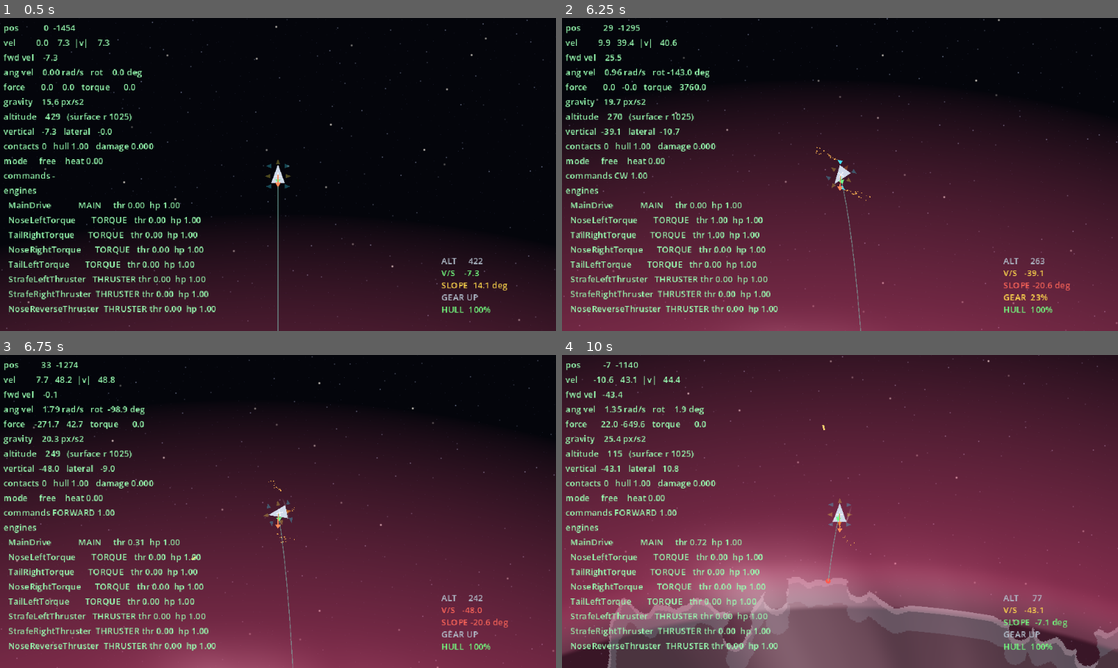
Above: before the commit, frames 1-4 (two rows, left to right).
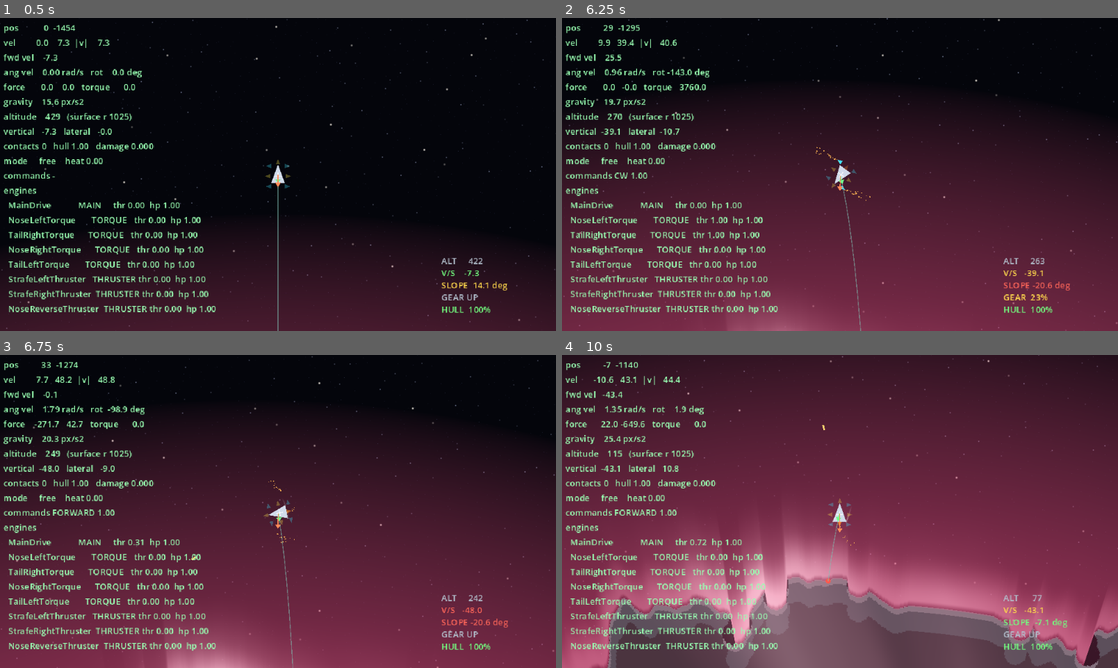
Above: after the commit, the same moments.

Repository: wroniasty/stardust
Game: Godot game, scene res://scenes/world.tscn
The game is run twice, just before and just after one commit, with the same random seed, the same clock (stepped at 60 frames per second) and the same inputs.
Inputs:
- Up to frame 1 (0.5 s): no input
- Up to frame 2 (6.25 s): hold D (rotate_right) 0.53-1.28 s; hold Space (ship_fire) 0.53-1.28 s; hold Z (brake) 1.28-2.03 s; tap G (toggle_gear) every 1.5 s from 1.35 to 5.85 s; hold D (rotate_right) 2.03-2.78 s; hold Space (ship_fire) 2.03-2.78 s; hold W (thrust_forward) 2.78-3.53 s; hold Space (ship_fire) 3.53-4.28 s; hold A (rotate_left) 3.53-5.03 s; hold Z (brake) 5.03-5.78 s; hold Space (ship_fire) 5.03-5.78 s; hold D (rotate_right) from 5.78 s (still down)
- Up to frame 3 (6.75 s): release D (rotate_right) at 6.53 s; hold W (thrust_forward) from 6.53 s (still down); hold Space (ship_fire) from 6.53 s (still down)
- Up to frame 4 (10 s): release W (thrust_forward) at 7.28 s; release Space (ship_fire) at 7.28 s; hold D (rotate_right) 7.28-8.03 s; tap G (toggle_gear) at 7.35, 8.85 s; hold Z (brake) 8.03-8.78 s; hold Space (ship_fire) 8.03-8.78 s; hold A (rotate_left) 8.78-9.53 s; hold W (thrust_forward) from 9.53 s (still down); hold Space (ship_fire) from 9.53 s (still down)

Frame 1 is identical in both runs. In frame 2, less than 0.1% of the frame differs, in the area x 35-42%, y 98-100%; in frame 3, 0.8%; in frame 4, 12%, in the area x 0-100%, y 58-100%.

Commit message:
Atmosphere starts at the real ground, not the nominal radius
Visible in a screenshot: a clear edge of bright haze running parallel to the
terrain but floating well above it, with a dim band in between. The relief is
centred on the nominal radius, so half the planet lies below it, and over every
lowland the shell only began at that radius while the ground sat lower.

The shader now gets ground_heights, a one-pixel-tall texture with one texel per
angular column holding the surface radius. PlanetTerrain already kept those
numbers in _surface_radius for the under-the-legs slope queries, so this is only
a matter of sending them to the GPU; a crater adds about 17 KB of upload.

The distinction that matters: the thickness profile is still measured from the
nominal radius, so a peak genuinely pokes into thinner air than a valley floor
sits in, but where the air begins is the actual ground. Over rock the haze drops
to disc_haze so the terrain stays readable, with a texel of softness on the join
rather than a second edge drawn beside the one the terrain already has. The rim
glow follows the real ground too.

Co-Authored-By: Claude Opus 5 <noreply@anthropic.com>

Diff:
--- a/scripts/planet.gd
+++ b/scripts/planet.gd
@@ -340,6 +340,8 @@
 		_atmosphere_material = (_atmosphere.material as ShaderMaterial).duplicate() as ShaderMaterial
 		_atmosphere.material = _atmosphere_material
 	_atmosphere_material.set_shader_parameter("surface_ratio", surface_radius / radius)
+	_atmosphere_material.set_shader_parameter("ground_heights", terrain.height_texture)
+	_atmosphere_material.set_shader_parameter("atmosphere_radius", radius)
 	_atmosphere_material.set_shader_parameter("atmosphere_color", atmosphere_color)
 	_atmosphere_material.set_shader_parameter("density", atmosphere_density)
 
--- a/scripts/planet_terrain.gd
+++ b/scripts/planet_terrain.gd
@@ -62,8 +62,15 @@
 
 var texture: ImageTexture = null
 
+## One texel per angular column holding the surface radius in pixels, so a
+## shader can ask where the ground is without searching the occupancy bitmap.
+## The atmosphere needs it: without it the haze can only start at the nominal
+## radius, which floats above every lowland.
+var height_texture: ImageTexture = null
+
 ## Radius of the highest rock in each column. Kept in step with carving.
 var _surface_radius: PackedFloat32Array = PackedFloat32Array()
+var _height_image: Image = null
 
 var _solid: PackedByteArray = PackedByteArray()
 var _image: Image = null
@@ -163,6 +170,20 @@
 	_surface_radius.resize(angular_samples)
 	for column: int in range(angular_samples):
 		_surface_radius[column] = _scan_surface(column)
+	_upload_heights()
+
+
+## Pushes the height column to the GPU. A single row of floats, so a crater
+## costs about 17 KB of upload on a big planet.
+func _upload_heights() -> void:
+	var data: PackedByteArray = _surface_radius.to_byte_array()
+	var resized: bool = _height_image == null or _height_image.get_width() != angular_samples
+	if resized:
+		_height_image = Image.create_from_data(angular_samples, 1, false, Image.FORMAT_RF, data)
+		height_texture = ImageTexture.create_from_image(_height_image)
+		return
+	_height_image.set_data(angular_samples, 1, false, Image.FORMAT_RF, data)
+	height_texture.update(_height_image)
 
 
 ## Highest solid radius in a column, or the inner radius when it has been dug
@@ -268,6 +289,7 @@
 	if changed:
 		for column: int in columns:
 			_surface_radius[column] = _scan_surface(column)
+		_upload_heights()
 		_upload()
 	return changed
 
--- a/shaders/atmosphere.gdshader
+++ b/shaders/atmosphere.gdshader
@@ -10,6 +10,15 @@
 // pattern rotates around the planet without a seam.
 
 uniform float surface_ratio = 0.85;
+
+/// Surface radius per angular column, in pixels, one texel wide. Without it the
+/// haze can only start at the nominal radius, and since the relief is centred
+/// on that radius, half the planet gets a band of thin air between the ground
+/// and where the atmosphere visibly begins.
+uniform sampler2D ground_heights : repeat_enable, filter_linear;
+
+/// Divisor that turns those pixels into this quad's 0..1 radius.
+uniform float atmosphere_radius = 1000.0;
 uniform vec3 atmosphere_color : source_color = vec3(0.45, 0.62, 0.95);
 uniform float density : hint_range(0.0, 1.0) = 1.0;
 uniform float cloud_scale = 3.5;
@@ -35,6 +44,8 @@
 /// A thin bright band hugging the ground. Kept weak: this was what made the
 /// surface look glaring.
 uniform float rim_strength : hint_range(0.0, 1.0) = 0.25;
+
+const float TAU_C = 6.283185307179586;
 
 float hash(vec2 p) {
 	return fract(sin(dot(p, vec2(127.1, 311.7))) * 43758.5453123);
@@ -69,9 +80,16 @@
 		discard;
 	}
 
-	// 0 at the ground, 1 at the top of the atmosphere. Clamped, so everything
-	// over the planet, mountains included, sits at 0.
-	float altitude = clamp((radius - surface_ratio) / max(1.0 - surface_ratio, 0.001), 0.0, 1.0);
+	float angle01 = mod(atan(centered.y, centered.x), TAU_C) / TAU_C;
+	float ground = texture(ground_heights, vec2(angle01, 0.5)).r / max(atmosphere_radius, 0.001);
+
+	// Two different heights, and the distinction is the whole point.
+	//
+	// The profile is measured from the nominal radius, so a peak really does
+	// poke into thinner air than a valley floor sits in. Where the air STARTS
+	// is the actual ground, so there is no dead band under the haze.
+	float altitude = (radius - surface_ratio) / max(1.0 - surface_ratio, 0.001);
+	float above_ground = (radius - ground) / max(1.0 - ground, 0.001);
 
 	// Rotate the sample direction instead of scrolling an angle: no seam.
 	float spin = TIME * cloud_speed;
@@ -82,19 +100,22 @@
 	);
 	float clouds = fbm(turned * cloud_scale + vec2(radius * 2.0, 0.0));
 	clouds = smoothstep(0.45, 0.85, clouds);
-	// Faded out with height rather than cut at the disc edge, so the cloud deck
-	// does not end on a hard circle.
-	clouds *= 1.0 - smoothstep(0.0, 0.35, altitude);
+	clouds *= 1.0 - smoothstep(0.0, 0.35, clamp(above_ground, 0.0, 1.0));
 
 	// Thin air is still air: a thin atmosphere reads as less opaque, but never
 	// as absent, or half the planets would have an invisible one.
 	float thickness = mix(0.55, 1.0, density);
 
-	float shell = shell_haze * pow(1.0 - altitude, shell_falloff);
-	float alpha = mix(disc_haze, shell, smoothstep(0.0, limb_blend, altitude)) * thickness;
+	float shell = shell_haze * pow(clamp(1.0 - altitude, 0.0, 1.0), shell_falloff);
+	// Over rock the haze drops back, so the terrain stays readable to land on.
+	// One texel of softness on the join, or the ground line gets a second edge
+	// drawn over the one the terrain already has.
+	float edge = 1.5 / max(atmosphere_radius, 0.001);
+	float over_rock = 1.0 - smoothstep(ground - edge, ground + edge, radius);
+	float alpha = mix(shell, disc_haze, over_rock) * thickness;
 
-	// A narrow band right above the ground, for the glow along the limb.
-	float rim = smoothstep(0.0, 0.02, altitude) * (1.0 - smoothstep(0.02, 0.18, altitude));
+	// A narrow band hugging the ground itself, for the glow along the limb.
+	float rim = smoothstep(0.0, 0.02, above_ground) * (1.0 - smoothstep(0.02, 0.18, above_ground));
 	alpha += rim * rim_strength * thickness;
 	alpha += clouds * 0.35 * thickness;
 
Not shown, changed: IDEAS.md
